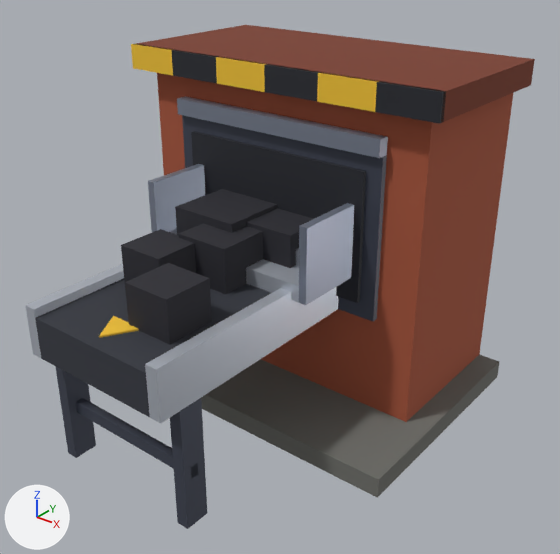
Renders of the Blender file assets/managed-models/engine-room/coal-quay/coal-quay.blend from each side of a commit.
The view is the same before and after, from a 50 mm lens placed at (1.126, -1.297, 1.189), pointed at (0.072, 0.021, 0.372). Lighting does not change. The marker at lower left points along +X, +Y and +Z. The older version comes first.

The scene before the commit, as lines of its bpy script (objects in view):
```python
me_coal_quay = bpy.data.meshes.new('coal-quay')
me_coal_quay.from_pydata(...)  # 222 vertices, 167 faces; spans x -0.46..0.46, y -0.5..0.5, z 0.0..0.86
me_coal_quay.materials.append(mat_m_coal_quay)
ob_coal_quay = bpy.data.objects.new('coal-quay', me_coal_quay)
ob_coal_quay.location = (0.0, 0.0, 0.0)
```
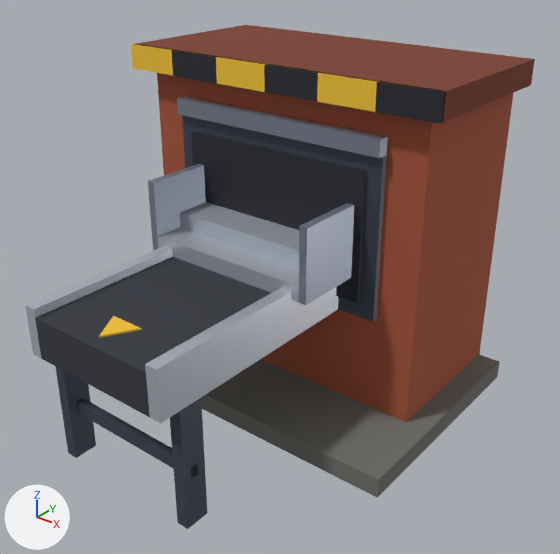
Location of each change, (x1, y1, x2, y2) in pixels of the pictures (560 x 554 px):
part 1 of me_coal_quay, deleted
    before: (179, 223, 263, 294)
part 2 of me_coal_quay, deleted
    before: (121, 229, 196, 282)
part 3 of me_coal_quay, deleted
    before: (175, 189, 277, 235)
part 4 of me_coal_quay, deleted
    before: (125, 263, 212, 345)
part 5 of me_coal_quay, deleted
    before: (246, 208, 313, 268)

The change, as a list of edits to the scene's bpy script:
```text
Change me_coal_quay:
    used by ob_coal_quay; location = (0.0, 0.0, 0.0)
    remove me_coal_quay.from_pydata(...)  # 222 vertices, 167 faces; spans x -0.46..0.46, y -0.5..0.5, z 0.0..0.86
    add me_coal_quay.from_pydata(...)  # 182 vertices, 137 faces; spans x -0.46..0.46, y -0.5..0.5, z 0.0..0.86
    me_coal_quay part 1: the loose piece of 8 vertices spanning x -0.07..0.07, y -0.17..-0.03, z 0.4..0.51 is deleted
    me_coal_quay part 2: the loose piece of 8 vertices spanning x -0.14..-0.02, y -0.28..-0.16, z 0.4..0.5 is deleted
    me_coal_quay part 3: the loose piece of 8 vertices spanning x -0.16..0.02, y -0.09..0.09, z 0.4..0.53 is deleted
    me_coal_quay part 4: the loose piece of 8 vertices spanning x 0.01..0.13, y -0.4..-0.28, z 0.4..0.5 is deleted
    me_coal_quay part 5: the loose piece of 8 vertices spanning x -0.01..0.15, y -0.04..0.12, z 0.4..0.52 is deleted
```
